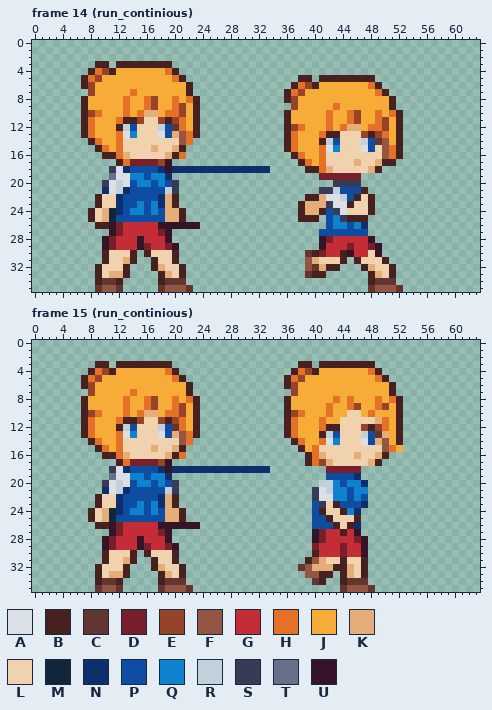
Edited in one commit: pixel-art file (Sprites/MC-Generalv2.aseprite). This is how it looked before the edit.
64x36 pixels, 38 frames. Shown: frame 14 (run_continious), frame 15 (run_continious). The commit also changed other frames, which this record leaves out.
Visible layers, top first: "refer", "hair", "leftarm", "left leg", "body", "right leg", "right arm", "actual head".
Palette (. is transparent): A #dbe0e7  B #46211f  C #623530  D #781f2c  E #97432a  F #945542  G #c42c36  H #e57028  J #f7ac37  K #e5ae78  L #f0d2af  M #0f2738  N #0d2f6d  P #0f4da3  Q #0e82ce  R #c1d1db  S #393a56  T #67708b  U #351428
Pixels before, frame 14 (run_continious), first column x 7:
 3 ..BB.BBBBBBBB.................................
 4 .BHEBJJJJJJJHB................................
 5 BHEJJJJJJJJJJHB................BB.BBBBBBBB....
 6 BEJJJJJJJJJJJJJB..............BHEBJJJJJJJHB...
 7 .EJJJJJHJJJJJJJB.............BHEJJJJJJJJJJHB..
 8 BJJJJJHJJHEJJHJHB............BEJJJJJJJJJJJJJB.
 9 BJJJJJHJJHEJJHEJB.............EJJJJJHJJJJJJJB.
10 BEHJJJHJHKKJHHEJB............BJJJJJHJJHEJJHJHB
11 BHJJJHBBELLEBEHJB............BJJJJJHJJHEJJHEJB
12 BHJJJBRPLLLRPCHJB............BEHJJJHJHKKJHHEJB
13 BHJJJHAQLLLAPKFHB............BHJJJHBBLLLEBEHJB
14 .BHJJHLLLLLLLLFH.............BHJJJBRPLLLRPCFJB
15 ..BHJHLLLLKLLKB..............BHJJJHAQLLLAPLFHB
16 ...BBHKLLLLLKBH...............BHJJHLLLLLLLLFHB
17 .....BHDDDDEU..................BHJHLLLLKLLKBB.
18 ....SANPPPPNUNNNNNNNNNNNNNN.....BBHKLLLLLKB...
19 ....TAAQQPQQN.....................DDDDDD......
20 ...SARAPQQPQPS......................SSSS......
21 ...NARNPPPPPRS....................SSRPPPB.....
22 ..BLLNPPPPPNKB..................BBKAARPBLB....
23 ..BLLNPPQPQNKB.................BKKKSAABLLB....
24 .BLKMNPQQPQPKKB................BKKBPSALLLB....
25 .BLKMPPPPPPPKKB................BBB.PQSBBB.....
26 ..BBUDGGGGGUUUUUU..................PQQPQN.....
27 ....UDGGGGGDU.....................PPPPPPP.....
28 ...UDGGGUGGGU.....................UDGGGGGU....
29 ...UDGGGUDGGDU....................UGGGDGGDU...
30 ...BLLLB.BLLLB..................CBDGGBUGGLU...
31 ...BLLKB..BLLB..................FKLLLB.BLLLB..
32 ..BLLLB...BKLLB.................FCKBB...BKLLB.
33 ..BLKKB....BKLB.................CBB......BKLB.
34 ..BCCB.....BCCC..........................BCCC.
35 ..CFFC.....CFFFC.........................CFFFC
Pixels before, frame 15 (run_continious), first column x 7:
 3 ..BB.BBBBBBBB..................BB.BBBBBBBB....
 4 .BHEBJJJJJJJHB................BHEBJJJJJJJHB...
 5 BHEJJJJJJJJJJHB..............BHEJJJJJJJJJJHB..
 6 BEJJJJJJJJJJJJJB.............BEJJJJJJJJJJJJJB.
 7 .EJJJJJHJJJJJJJB..............EJJJJJJJJJJJJJB.
 8 BJJJJJHJJHEJJHJHB............BJJJJJJHJHJJJHJHB
 9 BJJJJJHJJHEJJHEJB............BJJJJJHJJHEJJHEJB
10 BEHJJJHJHKKJHHEJB............BEHJJJHJJLLJHJJJB
11 BHJJJHBBELLEBEHJB............BHJJJHJJLLLLLKHJB
12 BHJJJBRPLLLRPCHJB............BHJJJHBBLLLEBEHJB
13 BHJJJHAQLLLAPKFHB............BHJJJBRPLLLRPCKJB
14 .BHJJHLLLLLLLLFH..............BHJJHAQLLLAPKFJB
15 ..BHJHLLLLKLLKB................BJHLLLLLLLLLFHJ
16 ...BBHKLLLLLKBH.................BHKLLLLKLLKB..
17 .....BHDDDDEU...................BHEKLLLLLKB...
18 ....SANPPPPNUNNNNNNNNNNNNNN........DDDDD......
19 ....TAAQQPQQN......................PPPPN......
20 ...SARAPQQPQPS....................RRQPQQN.....
21 ...NARNPPPPPRS...................SARQQPQQ.....
22 ..BLLNPPPPPNKB...................SAAQQPQP.....
23 ..BLLNPPQPQNKB...................PSLBPPPN.....
24 .BLKMNPQQPQPKKB..................PBLLBQN......
25 .BLKMPPPPPPPKKB..................PPBLLLB......
26 ..BBUDGGGGGUUUUUU................PPPBLBN......
27 ....UDGGGGGDU....................UDGGBGU......
28 ...UDGGGUGGGU....................UDGGGGDU.....
29 ...UDGGGUDGGDU...................DGGGDGGU.....
30 ...BLLLB.BLLLB...................BGGGDGGU.....
31 ...BLLKB..BLLB..................BFKLLBLLB.....
32 ..BLLLB...BKLLB................CFKKKBBKLB.....
33 ..BLKKB....BKLB.................FFBB.BKLB.....
34 ..BCCB.....BCCC..................CB..BCCC.....
35 ..CFFC.....CFFFC.....................CFFFC....
After the commit:
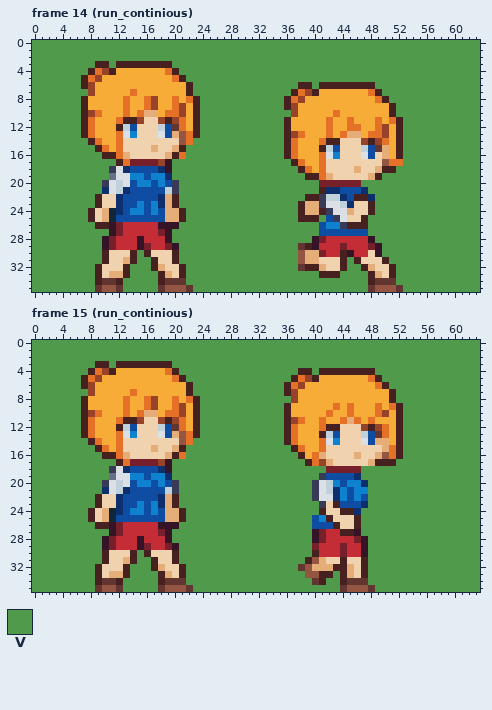
Colours new in this view: V #509b4b
Log entry: finsihed run animation
Difference:
layer "Back" now shown
Changed rows in their new state; - is an unchanged pixel.
Frame 14 (run_continious):
first column x 0:
 0 VVVVVVVVVVVVVVVVVVVVVVVVVVVVVVVVVVVVVVVVVVVVVVVVVVVVVVVVVVVVVVVV
 1 VVVVVVVVVVVVVVVVVVVVVVVVVVVVVVVVVVVVVVVVVVVVVVVVVVVVVVVVVVVVVVVV
 2 VVVVVVVVVVVVVVVVVVVVVVVVVVVVVVVVVVVVVVVVVVVVVVVVVVVVVVVVVVVVVVVV
 3 VVVVVVVVV--V--------VVVVVVVVVVVVVVVVVVVVVVVVVVVVVVVVVVVVVVVVVVVV
 4 VVVVVVVV-------------VVVVVVVVVVVVVVVVVVVVVVVVVVVVVVVVVVVVVVVVVVV
 5 VVVVVVV---------------VVVVVVVVVVVVVVVVVVVVVVVVVVVVVVVVVVVVVVVVVV
 6 VVVVVVV----------------VVVVVVVVVVVVVVVBBVBBBBBBBBVVVVVVVVVVVVVVV
 7 VVVVVVVV---------------VVVVVVVVVVVVVVBHEB-------HBVVVVVVVVVVVVVV
 8 VVVVVVV-----------------VVVVVVVVVVVV-HE----------HBVVVVVVVVVVVVV
 9 VVVVVVV-----------------VVVVVVVVVVVVB------J--------VVVVVVVVVVVV
10 VVVVVVV-----------------VVVVVVVVVVVVVE----JH-JJ--J-BVVVVVVVVVVVV
11 VVVVVVV-----------------VVVVVVVVVVVV----------J---JH-VVVVVVVVVVV
12 VVVVVVV-----------------VVVVVVVVVVVV-JJ-----JHH-J----VVVVVVVVVVV
13 VVVVVVV-----------------VVVVVVVVVVVV-EH--JHJHKKJHHE--VVVVVVVVVVV
14 VVVVVVVV---------------VVVVVVVVVVVVV-----HBB---EBEH--VVVVVVVVVVV
15 VVVVVVVVV-------------VVVVVVVVVVVVVV-----BRP---R-CKJ-VVVVVVVVVVV
16 VVVVVVVVVV------------VVVVVVVVVVVVVVBHJ---AQ---AP-KJ-VVVVVVVVVVV
17 VVVVVVVVVVVV--------VVVVVVVVVVVVVVVVVBHJ------L--LFHHVVVVVVVVVVV
18 VVVVVVVVVVV---------VVVVVVVVVVVVVVVVVVBHJ-L---K-LKBBVVVVVVVVVVVV
19 VVVVVVVVVVV---------VVVVVVVVVVVVVVVVVVVBBHKLLLLLKBVVVVVVVVVVVVVV
20 VVVVVVVVVV-----------VVVVVVVVVVVVVVVVVVVVDDDDDDVVVVVVVVVVVVVVVVV
21 VVVVVVVVVV-----------VVVVVVVVVVVVVVVVVVVVBNN---NVVVVVVVVVVVVVVVV
22 VVVVVVVVV------------VVVVVVVVVVVVVVVVVV--SRRN--BNVVVVVVVVVVVVVVV
23 VVVVVVVVV------------VVVVVVVVVVVVVVVVV---SA-RN---VVVVVVVVVVVVVVV
24 VVVVVVVV--------------VVVVVVVVVVVVVVVV----SA-K---VVVVVVVVVVVVVVV
25 VVVVVVVV--------------VVVVVVVVVVVVVVVV---V-SALL-VVVVVVVVVVVVVVVV
26 VVVVVVVVV------------VVVVVVVVVVVVVVVVVVVVPQ-SBBBVVVVVVVVVVVVVVVV
27 VVVVVVVVVVV---------VVVVVVVVVVVVVVVVVVVVV-------VVVVVVVVVVVVVVVV
28 VVVVVVVVVV----------VVVVVVVVVVVVVVVVVVVVUDG------VVVVVVVVVVVVVVV
29 VVVVVVVVVV-----------VVVVVVVVVVVVVVVVVCBUG--DG----VVVVVVVVVVVVVV
30 VVVVVVVVVV-----V-----VVVVVVVVVVVVVVVVVFKK---------VVVVVVVVVVVVVV
31 VVVVVVVVVV-----VV----VVVVVVVVVVVVVVVVVFK-----V-----VVVVVVVVVVVVV
32 VVVVVVVVV-----VVV-----VVVVVVVVVVVVVVVVCBB-LLBVV-----VVVVVVVVVVVV
33 VVVVVVVVV-----VVVV----VVVVVVVVVVVVVVVVVVV-BBVVVV----VVVVVVVVVVVV
34 VVVVVVVVV----VVVVV----VVVVVVVVVVVVVVVVVVVVVVVVVV----VVVVVVVVVVVV
35 VVVVVVVVV----VVVVV-----VVVVVVVVVVVVVVVVVVVVVVVVV-----VVVVVVVVVVV
Frame 15 (run_continious):
first column x 0:
 0 VVVVVVVVVVVVVVVVVVVVVVVVVVVVVVVVVVVVVVVVVVVVVVVVVVVVVVVVVVVVVVVV
 1 VVVVVVVVVVVVVVVVVVVVVVVVVVVVVVVVVVVVVVVVVVVVVVVVVVVVVVVVVVVVVVVV
 2 VVVVVVVVVVVVVVVVVVVVVVVVVVVVVVVVVVVVVVVVVVVVVVVVVVVVVVVVVVVVVVVV
 3 VVVVVVVVV--V--------VVVVVVVVVVVVVVVVVVVVVVVVVVVVVVVVVVVVVVVVVVVV
 4 VVVVVVVV-------------VVVVVVVVVVVVVVVVVBBVBBBBBBBBVVVVVVVVVVVVVVV
 5 VVVVVVV---------------VVVVVVVVVVVVVVVBHEB-------HBVVVVVVVVVVVVVV
 6 VVVVVVV----------------VVVVVVVVVVVVV-HE----------HBVVVVVVVVVVVVV
 7 VVVVVVVV---------------VVVVVVVVVVVVVB---------------VVVVVVVVVVVV
 8 VVVVVVV-----------------VVVVVVVVVVVVVE-----J-J---J-BVVVVVVVVVVVV
 9 VVVVVVV-----------------VVVVVVVVVVVV------JH--J---JH-VVVVVVVVVVV
10 VVVVVVV-----------------VVVVVVVVVVVV-JJ------HJ-JHE--VVVVVVVVVVV
11 VVVVVVV-----------------VVVVVVVVVVVV-EH-----HKHJHJJ--VVVVVVVVVVV
12 VVVVVVV-----------------VVVVVVVVVVVV-----------------VVVVVVVVVVV
13 VVVVVVV-----------------VVVVVVVVVVVV--------------H--VVVVVVVVVVV
14 VVVVVVVV---------------VVVVVVVVVVVVVBHJ-----------K--VVVVVVVVVVV
15 VVVVVVVVV-------------VVVVVVVVVVVVVVVBH-JH--------K-BVVVVVVVVVVV
16 VVVVVVVVVV------------VVVVVVVVVVVVVVVVBJ----------FHBVVVVVVVVVVV
17 VVVVVVVVVVVV--------VVVVVVVVVVVVVVVVVVV-----------BBVVVVVVVVVVVV
18 VVVVVVVVVVV---------VVVVVVVVVVVVVVVVVVVVVV-----VVVVVVVVVVVVVVVVV
19 VVVVVVVVVVV---------VVVVVVVVVVVVVVVVVVVVVS-----VVVVVVVVVVVVVVVVV
20 VVVVVVVVVV-----------VVVVVVVVVVVVVVVVVVVSA------VVVVVVVVVVVVVVVV
21 VVVVVVVVVV-----------VVVVVVVVVVVVVVVVVVV---N----VVVVVVVVVVVVVVVV
22 VVVVVVVVV------------VVVVVVVVVVVVVVVVVVV---N----VVVVVVVVVVVVVVVV
23 VVVVVVVVV------------VVVVVVVVVVVVVVVVVVVV-------VVVVVVVVVVVVVVVV
24 VVVVVVVV--------------VVVVVVVVVVVVVVVVVVV----B-VVVVVVVVVVVVVVVVV
25 VVVVVVVV--------------VVVVVVVVVVVVVVVVVV-Q-----VVVVVVVVVVVVVVVVV
26 VVVVVVVVV------------VVVVVVVVVVVVVVVVVVV-----LBVVVVVVVVVVVVVVVVV
27 VVVVVVVVVVV---------VVVVVVVVVVVVVVVVVVVV-----B-VVVVVVVVVVVVVVVVV
28 VVVVVVVVVV----------VVVVVVVVVVVVVVVVVVVV--------VVVVVVVVVVVVVVVV
29 VVVVVVVVVV-----------VVVVVVVVVVVVVVVVVVV--------VVVVVVVVVVVVVVVV
30 VVVVVVVVVV-----V-----VVVVVVVVVVVVVVVVVVV--------VVVVVVVVVVVVVVVV
31 VVVVVVVVVV-----VV----VVVVVVVVVVVVVVVVVV---------VVVVVVVVVVVVVVVV
32 VVVVVVVVV-----VVV-----VVVVVVVVVVVVVVVV----------VVVVVVVVVVVVVVVV
33 VVVVVVVVV-----VVVV----VVVVVVVVVVVVVVVVV----V----VVVVVVVVVVVVVVVV
34 VVVVVVVVV----VVVVV----VVVVVVVVVVVVVVVVVV--VV----VVVVVVVVVVVVVVVV
35 VVVVVVVVV----VVVVV-----VVVVVVVVVVVVVVVVVVVVV-----VVVVVVVVVVVVVVV
Pixel boxes of the changes (left, top, right, bottom) in both pictures:
changed: (32, 40, 480, 292)
changed: (32, 340, 480, 592)
